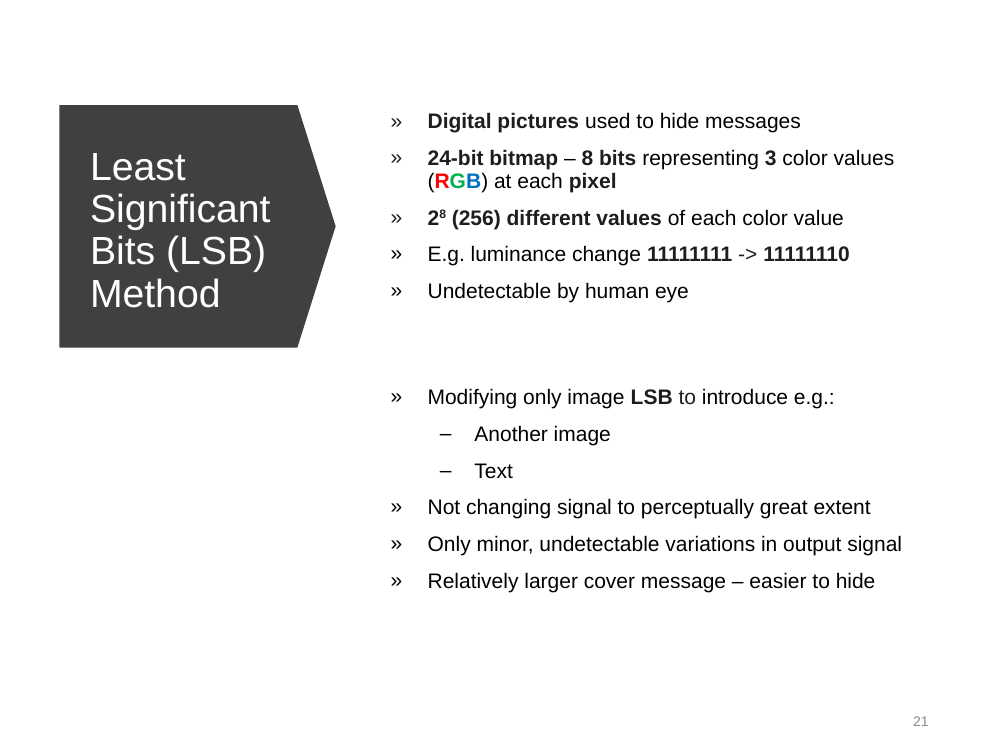
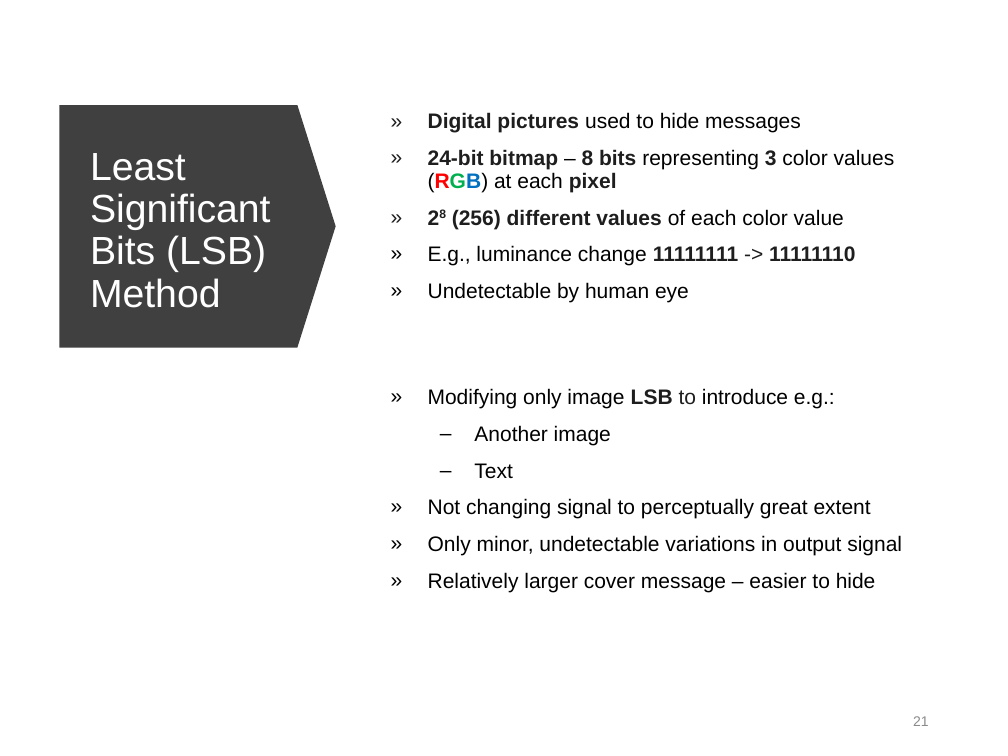
Before and after one commit to miklesz/Courses, a slide deck: slide 21 of Advanced Multimedia Information Processing and Communications/14 (23) Digital Watermarking/Digital Watermarking.pptx. Drawn at 1008x756 pixels with LibreOffice and Linux fonts; fonts in the diff are those of the drawing. Boxes give left, top, right and bottom in pixels: in the first picture for what was removed or moved away, otherwise in the second. Text is boxed around its words. In the diff, an @@ line names an element or a change of style, - is before the commit and + after.

```diff
--- a/Advanced Multimedia Information Processing and Communications/14 (23) Digital Watermarking/Digital Watermarking.pptx
+++ b/Advanced Multimedia Information Processing and Communications/14 (23) Digital Watermarking/Digital Watermarking.pptx
@@ text at <box>428,245,855,266</box>: text changed @@
-» E.g. luminance change 11111111 -> 11111110
+» E.g., luminance change 11111111 -> 11111110
```
